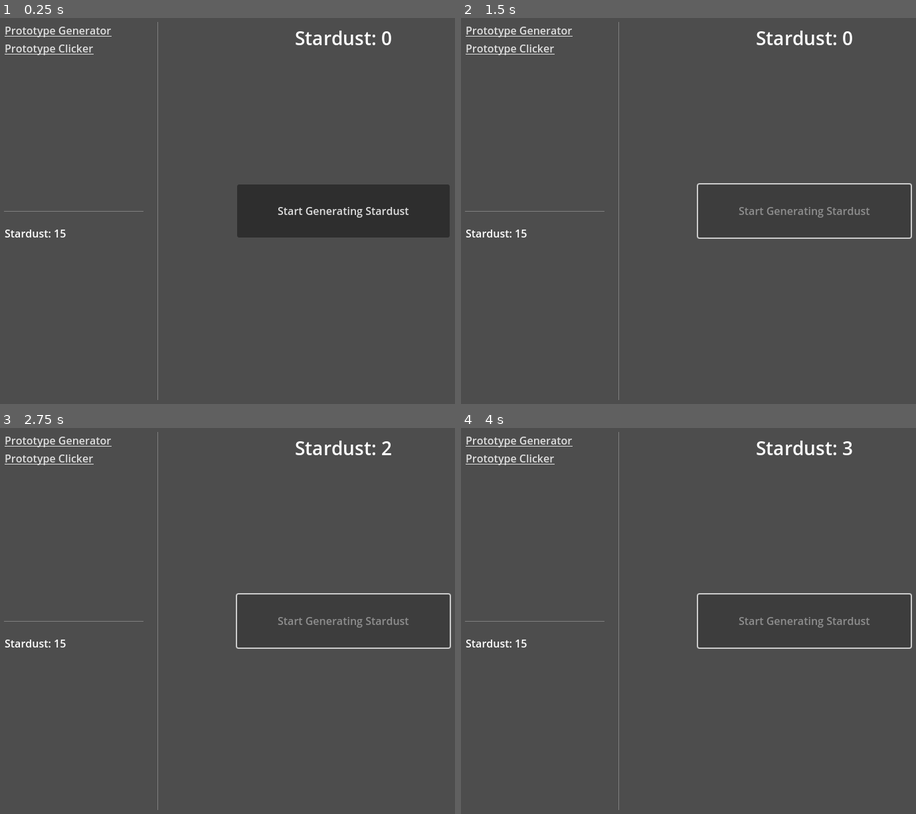
Above: before the commit, frames 1-4 (two rows, left to right).
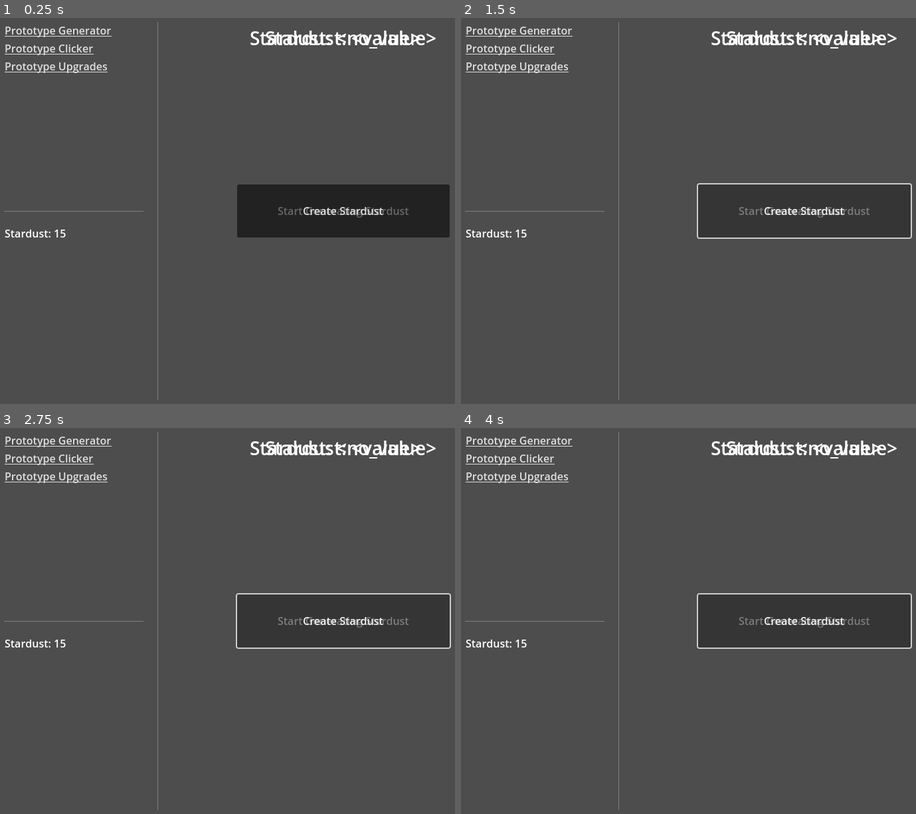
Above: after the commit, the same moments.

Repository: iharuspex/gamedev_training
Game: Godot game, scene res://scenes/UI/user_interface.tscn
Two runs of this game, one before a commit and one after it. Both use one fixed random seed, a clock stepped at 60 frames per second and the inputs below. Before the commit the project has no main scene; this scene is started directly in both runs.
Inputs (mouse positions are in pixels of both pictures, inside the frame that each line leads up to):
- Up to frame 1 (0.25 s): no input
- Up to frame 2 (1.5 s): click "Start Generating Stardust" (after the commit: "Create Stardust") at 0.5 s; click (802, 211) at 1.25 s, where only the run after the commit has a clickable "Start Generating Stardust"
- Up to frame 3 (2.75 s): click (341, 621) at 2 s, where only the run after the commit has a clickable "Start Generating Stardust"
- Up to frame 4 (4 s): click (802, 621) at 2.75 s, where only the run after the commit has a clickable "Create Stardust"; click (802, 621) at 3.5 s, where only the run after the commit has a clickable "Start Generating Stardust"

The runs differ from the first frame. In frame 1, 1.5% of the frame differs, in the area x 1-96%, y 3-52%; in frame 2, 1.3%; in frame 3, 1.3%; in frame 4, 1.3%.
Error after the commit: Invalid call. Nonexistent function 'stardust' in base 'Nil'. (res://scenes/UI/stardust_label.gd:12)

Commit message:
wip

Diff:
--- a/03_clicker/project.godot
+++ b/03_clicker/project.godot
@@ -11,6 +11,7 @@
 [application]
 
 config/name="Clicker"
+run/main_scene="res://scenes/game/game.tscn"
 config/features=PackedStringArray("4.2", "Forward Plus")
 config/icon="res://icon.svg"
 
--- /dev/null
+++ b/03_clicker/scenes/UI/stardust_label.gd
@@ -0,0 +1,12 @@
+class_name LabelStardust
+extends Label
+## Displays the current amount of stardust available.
+
+func _ready():
+	update_text()
+	HandlerStardust.ref.stardust_created.connect(update_text)
+	HandlerStardust.ref.stardust_consumed.connect(update_text)
+
+## Updates the text that reflect the current amount of stardust.
+func update_text(_quantity : int = -1) -> void:
+	text = "Stardust: %s" %HandlerStardust.ref.stardust()
--- a/03_clicker/scenes/UI/user_interface.gd
+++ b/03_clicker/scenes/UI/user_interface.gd
@@ -5,6 +5,7 @@
 enum Views {
 	PROTOTYPE_GENERATOR,
 	PROTOTYPE_CLICKER,
+	PROTOTYPE_UPGRADES,
 }
 
 signal navigation_requested(view : Views)
@@ -16,3 +17,7 @@
 
 func _on_prototype_clicker_link_pressed():
 	navigation_requested.emit(Views.PROTOTYPE_CLICKER)
+
+
+func _on_prototype_upgrades_link_pressed():
+	navigation_requested.emit(Views.PROTOTYPE_UPGRADES)
--- a/03_clicker/scenes/UI/user_interface.tscn
+++ b/03_clicker/scenes/UI/user_interface.tscn
@@ -1,7 +1,10 @@
-[gd_scene load_steps=3 format=3 uid="uid://yqsfuqvohjfe"]
+[gd_scene load_steps=6 format=3 uid="uid://yqsfuqvohjfe"]
 
 [ext_resource type="PackedScene" uid="uid://b7xa2u8ta608x" path="res://scenes/prototypes/generator/prototype_generator.tscn" id="1_g2o2k"]
 [ext_resource type="Script" path="res://scenes/UI/user_interface.gd" id="1_tk32p"]
+[ext_resource type="Script" path="res://scenes/UI/stardust_label.gd" id="2_jauoq"]
+[ext_resource type="PackedScene" uid="uid://c1hddnxp2nqeb" path="res://scenes/prototypes/clicker/prototype_clicker.tscn" id="3_e7sc6"]
+[ext_resource type="PackedScene" uid="uid://dp1lugq1fu1kr" path="res://scenes/prototypes/upgrades/prototype_upgrades.tscn" id="5_1dp28"]
 
 [node name="UserInterface" type="Control"]
 layout_mode = 3
@@ -59,6 +62,10 @@
 layout_mode = 2
 text = "Prototype Clicker"
 
+[node name="PrototypeUpgradesLink" type="LinkButton" parent="HBoxContainer/LeftPanel/VBoxContainer/Navigator/MarginContainer/VBoxContainer"]
+layout_mode = 2
+text = "Prototype Upgrades"
+
 [node name="MarginContainer" type="MarginContainer" parent="HBoxContainer/LeftPanel/VBoxContainer"]
 layout_mode = 2
 theme_override_constants/margin_left = 16
@@ -86,9 +93,10 @@
 [node name="VBoxContainer" type="VBoxContainer" parent="HBoxContainer/LeftPanel/VBoxContainer/Resources/MarginContainer"]
 layout_mode = 2
 
-[node name="Label" type="Label" parent="HBoxContainer/LeftPanel/VBoxContainer/Resources/MarginContainer/VBoxContainer"]
+[node name="StardustLabel" type="Label" parent="HBoxContainer/LeftPanel/VBoxContainer/Resources/MarginContainer/VBoxContainer"]
 layout_mode = 2
 text = "Stardust: 15"
+script = ExtResource("2_jauoq")
 
 [node name="MarginContainer" type="MarginContainer" parent="HBoxContainer"]
 layout_mode = 2
@@ -102,8 +110,19 @@
 layout_mode = 2
 size_flags_horizontal = 3
 
-[node name="PrototypeGenerator" parent="HBoxContainer/MainView" instance=ExtResource("1_g2o2k")]
+[node name="PrototypeGenerator" parent="HBoxContainer/MainView" node_paths=PackedStringArray("user_interface") instance=ExtResource("1_g2o2k")]
 layout_mode = 1
+user_interface = NodePath("../../..")
+
+[node name="PrototypeClicker" parent="HBoxContainer/MainView" node_paths=PackedStringArray("user_interface") instance=ExtResource("3_e7sc6")]
+layout_mode = 1
+user_interface = NodePath("../../..")
+
+[node name="PrototypeUpgrades" parent="HBoxContainer/MainView" node_paths=PackedStringArray("user_interface") instance=ExtResource("5_1dp28")]
+visible = false
+layout_mode = 1
+user_interface = NodePath("../../..")
 
 [connection signal="pressed" from="HBoxContainer/LeftPanel/VBoxContainer/Navigator/MarginContainer/VBoxContainer/PrototypeGeneratorLink" to="." method="_on_prototype_generator_link_pressed"]
 [connection signal="pressed" from="HBoxContainer/LeftPanel/VBoxContainer/Navigator/MarginContainer/VBoxContainer/PrototypeClickerLink" to="." method="_on_prototype_clicker_link_pressed"]
+[connection signal="pressed" from="HBoxContainer/LeftPanel/VBoxContainer/Navigator/MarginContainer/VBoxContainer/PrototypeUpgradesLink" to="." method="_on_prototype_upgrades_link_pressed"]
--- /dev/null
+++ b/03_clicker/scenes/game/game.gd
@@ -0,0 +1,23 @@
+class_name Game
+extends Node
+## Main node of the game.
+
+static var ref : Game
+
+## Singleton check.
+func _singleton_check() -> void:
+	if not ref:
+		ref = self
+		return
+
+	queue_free()
+
+
+## Contains the data to save and load.
+var data : Data
+
+
+## Singleton check and data initialization.
+func _enter_tree() -> void:
+	_singleton_check()
+	data = Data.new()
--- /dev/null
+++ b/03_clicker/scenes/game/game.tscn
@@ -0,0 +1,15 @@
+[gd_scene load_steps=4 format=3 uid="uid://b3tnx6w3dtmw5"]
+
+[ext_resource type="Script" path="res://scenes/game/game.gd" id="1_ujogp"]
+[ext_resource type="PackedScene" uid="uid://yqsfuqvohjfe" path="res://scenes/UI/user_interface.tscn" id="2_mqoxj"]
+[ext_resource type="Script" path="res://scripts/handlers/handler_stardust.gd" id="2_rq5ry"]
+
+[node name="Game" type="Node"]
+script = ExtResource("1_ujogp")
+
+[node name="Handlers" type="Node" parent="."]
+
+[node name="Stardust" type="Node" parent="Handlers"]
+script = ExtResource("2_rq5ry")
+
+[node name="UserInterface" parent="." instance=ExtResource("2_mqoxj")]
--- a/03_clicker/scenes/prototypes/clicker/prototype_clicker.tscn
+++ b/03_clicker/scenes/prototypes/clicker/prototype_clicker.tscn
@@ -1,8 +1,9 @@
-[gd_scene load_steps=2 format=3 uid="uid://c1hddnxp2nqeb"]
+[gd_scene load_steps=3 format=3 uid="uid://c1hddnxp2nqeb"]
 
 [ext_resource type="Script" path="res://scenes/prototypes/clicker/prototype_clicker.gd" id="1_oj8im"]
+[ext_resource type="Script" path="res://scenes/UI/stardust_label.gd" id="2_7q138"]
 
-[node name="PrototypeClicker" type="Control" node_paths=PackedStringArray("label")]
+[node name="PrototypeClicker" type="Control"]
 layout_mode = 3
 anchors_preset = 15
 anchor_right = 1.0
@@ -10,7 +11,6 @@
 grow_horizontal = 2
 grow_vertical = 2
 script = ExtResource("1_oj8im")
-label = NodePath("Label")
 view = 1
 
 [node name="Label" type="Label" parent="."]
@@ -24,6 +24,7 @@
 text = "Stardust: <value>"
 horizontal_alignment = 1
 vertical_alignment = 1
+script = ExtResource("2_7q138")
 
 [node name="Button" type="Button" parent="."]
 custom_minimum_size = Vector2(320, 80)
--- a/03_clicker/scenes/prototypes/generator/prototype_generator.gd
+++ b/03_clicker/scenes/prototypes/generator/prototype_generator.gd
@@ -3,33 +3,26 @@
 ## Generator prototype creating stardust every seconds.
 
 
-## Reference to the label displaying the current amount of stardust in storage.
-@export var label : Label
 ## Reference to the button starting the generation.
 @export var button : Button
 ## Reference to the timer.
 @export var timer : Timer
+
+## Reference to the user interface
+@export var user_interface : UserInterface
 ## View reference.
 @export var view : UserInterface.Views
 
-## Current amount of stardust in storage.
-var stardust : int = 0
 
-
-## Initialize the label.
+## Initialize visibility at launch.
 func _ready() -> void:
-	updatae_label_text()
+	visible = true
+	user_interface.navigation_requested.connect(_on_navigation_requests)
 
 
 ## Creates stardust and store it.
 func create_stardust() -> void:
-	stardust += 1
-	updatae_label_text()
-
-
-## Updates the label text to match the current amount of stardust in storage.
-func updatae_label_text() -> void:
-	label.text = "Stardust: %s" %stardust
+	HandlerStardust.ref.create_stardust(1)
 
 
 ## Start the timer and disable the button.
@@ -46,3 +39,11 @@
 ## Triggered when the timer times out.
 func _on_timer_timeout():
 	create_stardust()
+
+
+## Watch for navigation requests and react accordingly.
+func _on_navigation_requests(requested_view : UserInterface.Views) -> void:
+	if requested_view == view:
+		visible = true
+	else:
+		visible = false
--- a/03_clicker/scenes/prototypes/generator/prototype_generator.tscn
+++ b/03_clicker/scenes/prototypes/generator/prototype_generator.tscn
@@ -1,8 +1,9 @@
-[gd_scene load_steps=2 format=3 uid="uid://b7xa2u8ta608x"]
+[gd_scene load_steps=3 format=3 uid="uid://b7xa2u8ta608x"]
 
 [ext_resource type="Script" path="res://scenes/prototypes/generator/prototype_generator.gd" id="1_xunev"]
+[ext_resource type="Script" path="res://scenes/UI/stardust_label.gd" id="2_4niej"]
 
-[node name="PrototypeGenerator" type="Control" node_paths=PackedStringArray("label", "button", "timer")]
+[node name="PrototypeGenerator" type="Control" node_paths=PackedStringArray("button", "timer")]
 layout_mode = 3
 anchors_preset = 15
 anchor_right = 1.0
@@ -10,7 +11,6 @@
 grow_horizontal = 2
 grow_vertical = 2
 script = ExtResource("1_xunev")
-label = NodePath("Label")
 button = NodePath("Button")
 timer = NodePath("Timer")
 
@@ -41,6 +41,7 @@
 text = "Stardust: <no_value>"
 horizontal_alignment = 1
 vertical_alignment = 1
+script = ExtResource("2_4niej")
 
 [node name="Timer" type="Timer" parent="."]
 
--- /dev/null
+++ b/03_clicker/scenes/prototypes/upgrades/prototype_upgrades.gd
@@ -0,0 +1,23 @@
+class_name PrototypeUpgrades
+extends Control
+## Prototype of a view displaying upgrades.
+
+
+## Reference to the user interface.
+@export var user_interface : UserInterface
+## View reference.
+@export var view : UserInterface.Views
+
+
+## Initialize visibility at launch.
+func _ready() -> void:
+	visible = false
+	user_interface.navigation_requested.connect(_on_navigation_requests)
+
+
+## Watch for navigation requests and react accordingly.
+func _on_navigation_requests(requested_view : UserInterface.Views) -> void:
+	if requested_view == view:
+		visible = true
+	else:
+		visible = false
--- /dev/null
+++ b/03_clicker/scenes/prototypes/upgrades/prototype_upgrades.tscn
@@ -0,0 +1,106 @@
+[gd_scene load_steps=2 format=3 uid="uid://dp1lugq1fu1kr"]
+
+[ext_resource type="Script" path="res://scenes/prototypes/upgrades/prototype_upgrades.gd" id="1_ymgwf"]
+
+[node name="PrototypeUpgrades" type="Control"]
+layout_mode = 3
+anchors_preset = 15
+anchor_right = 1.0
+anchor_bottom = 1.0
+grow_horizontal = 2
+grow_vertical = 2
+script = ExtResource("1_ymgwf")
+view = 2
+
+[node name="MarginContainer" type="MarginContainer" parent="."]
+layout_mode = 1
+anchors_preset = 15
+anchor_right = 1.0
+anchor_bottom = 1.0
+grow_horizontal = 2
+grow_vertical = 2
+theme_override_constants/margin_left = 16
+theme_override_constants/margin_top = 16
+theme_override_constants/margin_right = 16
+theme_override_constants/margin_bottom = 16
+
+[node name="VBoxContainer" type="VBoxContainer" parent="MarginContainer"]
+layout_mode = 2
+theme_override_constants/separation = 16
+
+[node name="HeaderLarge" type="Label" parent="MarginContainer/VBoxContainer"]
+layout_mode = 2
+theme_type_variation = &"HeaderLarge"
+text = "Upgrades"
+
+[node name="SeparatorWithMargin" type="MarginContainer" parent="MarginContainer/VBoxContainer"]
+layout_mode = 2
+theme_override_constants/margin_left = 16
+theme_override_constants/margin_right = 16
+
+[node name="HSeparator" type="HSeparator" parent="MarginContainer/VBoxContainer/SeparatorWithMargin"]
+layout_mode = 2
+
+[node name="MarginContainer" type="MarginContainer" parent="MarginContainer/VBoxContainer"]
+layout_mode = 2
+theme_override_constants/margin_left = 64
+theme_override_constants/margin_right = 64
+
+[node name="Upgrade01" type="Control" parent="MarginContainer/VBoxContainer/MarginContainer"]
+custom_minimum_size = Vector2(0, 160)
+layout_mode = 2
+
+[node name="Panel" type="Panel" parent="MarginContainer/VBoxContainer/MarginContainer/Upgrade01"]
+layout_mode = 1
+anchors_preset = 15
+anchor_right = 1.0
+anchor_bottom = 1.0
+grow_horizontal = 2
+grow_vertical = 2
+
+[node name="MarginContainer" type="MarginContainer" parent="MarginContainer/VBoxContainer/MarginContainer/Upgrade01"]
+layout_mode = 1
+anchors_preset = 15
+anchor_right = 1.0
+anchor_bottom = 1.0
+grow_horizontal = 2
+grow_vertical = 2
+theme_override_constants/margin_left = 16
+theme_override_constants/margin_top = 16
+theme_override_constants/margin_right = 16
+theme_override_constants/margin_bottom = 16
+
+[node name="HBoxContainer" type="HBoxContainer" parent="MarginContainer/VBoxContainer/MarginContainer/Upgrade01/MarginContainer"]
+layout_mode = 2
+theme_override_constants/separation = 32
+
+[node name="Infos" type="Control" parent="MarginContainer/VBoxContainer/MarginContainer/Upgrade01/MarginContainer/HBoxContainer"]
+layout_mode = 2
+size_flags_horizontal = 3
+
+[node name="VBoxContainer" type="VBoxContainer" parent="MarginContainer/VBoxContainer/MarginContainer/Upgrade01/MarginContainer/HBoxContainer/Infos"]
+layout_mode = 1
+anchors_preset = 15
+anchor_right = 1.0
+anchor_bottom = 1.0
+grow_horizontal = 2
+grow_vertical = 2
+
+[node name="Title" type="Label" parent="MarginContainer/VBoxContainer/MarginContainer/Upgrade01/MarginContainer/HBoxContainer/Infos/VBoxContainer"]
+layout_mode = 2
+theme_type_variation = &"HeaderMedium"
+text = "Upgrade Title"
+
+[node name="Description" type="RichTextLabel" parent="MarginContainer/VBoxContainer/MarginContainer/Upgrade01/MarginContainer/HBoxContainer/Infos/VBoxContainer"]
+layout_mode = 2
+size_flags_vertical = 3
+bbcode_enabled = true
+text = "Upgrade description
+Effect :
+Cost : "
+fit_content = true
+
+[node name="PurchaseButton" type="Button" parent="MarginContainer/VBoxContainer/MarginContainer/Upgrade01/MarginContainer/HBoxContainer"]
+custom_minimum_size = Vector2(240, 0)
+layout_mode = 2
+text = "Purchase"
--- /dev/null
+++ b/03_clicker/scripts/data/data.gd
@@ -0,0 +1,7 @@
+class_name Data
+extends Resource
+## Contain data to save and load.
+
+
+## Current amount of stardust available.
+@export var stardust : int = 0
--- /dev/null
+++ b/03_clicker/scripts/handlers/handler_stardust.gd
@@ -0,0 +1,40 @@
+class_name HandlerStardust
+extends Node
+## Manages stardust and related signals.
+
+
+static var ref : HandlerStardust
+
+## Singleton check.
+func _enter_tree() -> void:
+	if not ref:
+		ref = self
+		return
+
+	queue_free()
+
+
+signal stardust_created(quantity : int)
+signal stardust_consumed(quantity : int)
+
+
+## Returns the current amount of stardust available.
+func stardust() -> int:
+	return Game.ref.data.stardust
+
+
+## Create a specific amount of stardust
+func create_stardust(quantity : int) -> void:
+	Game.ref.data.stardust += quantity
+	stardust_created.emit(quantity)
+
+
+## Consume a specific amount of stardust
+func consume_stardust(quantity : int) -> Error:
+	if quantity > Game.ref.data.stardust:
+		return Error.FAILED
+
+	Game.ref.data.stardust -= quantity
+	stardust_consumed.emit(quantity)
+
+	return Error.OK
